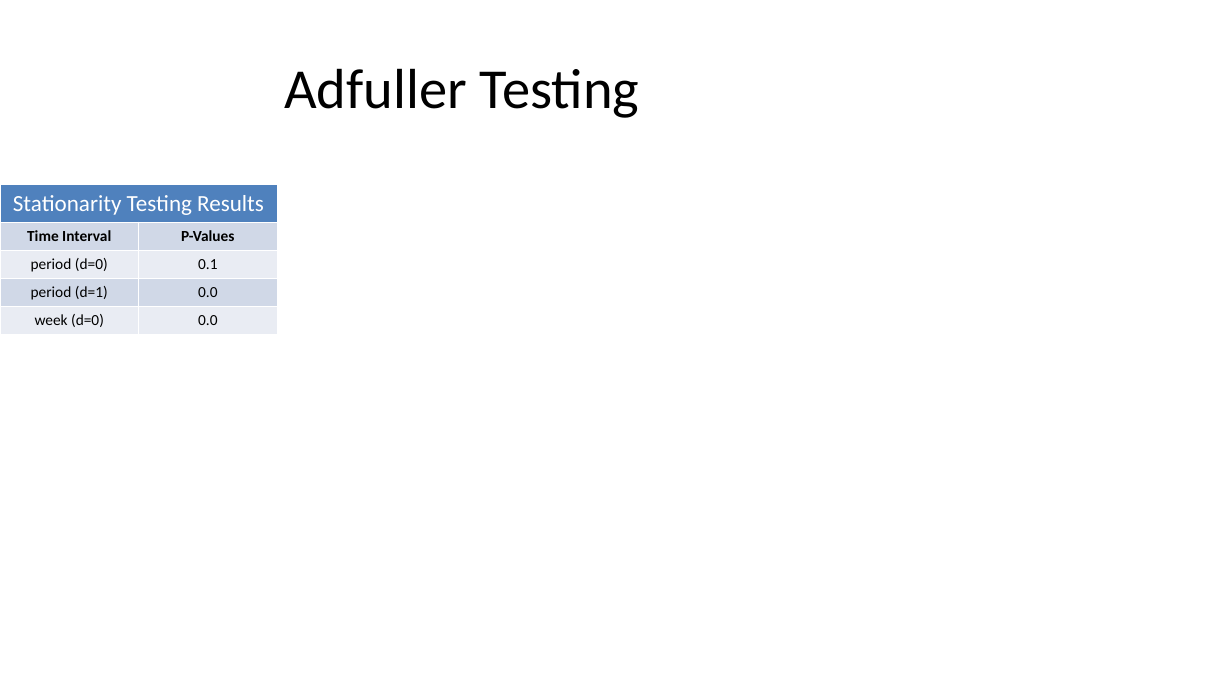
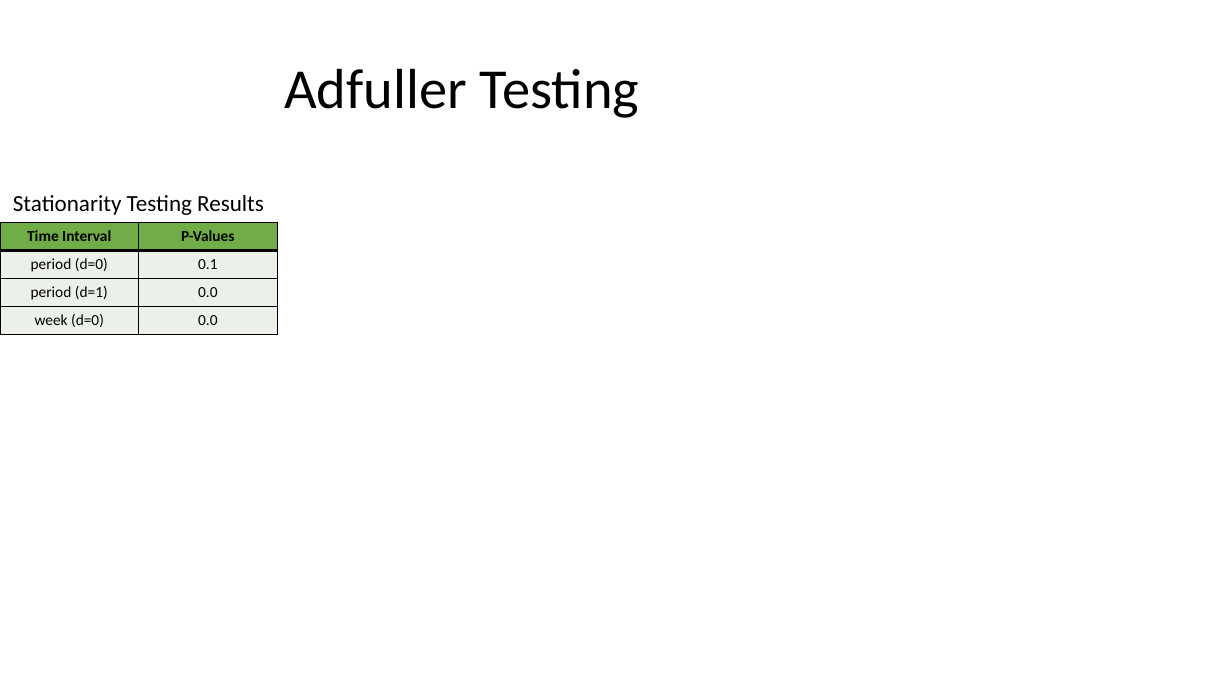
Before and after one commit to lelandjmurrin/Acquisition_Due_Dilligence_Capstone_Project, a slide deck: slide 11 of data/presentation_tables.pptm. Drawn at 1232x693 pixels with LibreOffice and Linux fonts; fonts in the diff are those of the drawing. Boxes give left, top, right and bottom in pixels: in the first picture for what was removed or moved away, otherwise in the second. Text is boxed around its words. In the diff, an @@ line names an element or a change of style, - is before the commit and + after.

```diff
--- a/data/presentation_tables.pptm
+++ b/data/presentation_tables.pptm
@@ table at <box>0,185,277,333</box> @@
@@ fill #4F81BD to none in row 1, column 1 @@
@@ fill #D0D8E8 to #70AD47 in row 2 @@
@@ fill #E9EDF4 to #EBF1E9 in 4 cells @@
@@ fill #D0D8E8 to #EBF1E9 in row 4 @@
@@ text colour #FFFFFF to #000000 in "Stationarity Testing Results" @@
@@ borders changed @@
```
Also in this commit, not shown: 11 other slides changed, 3 other files.
